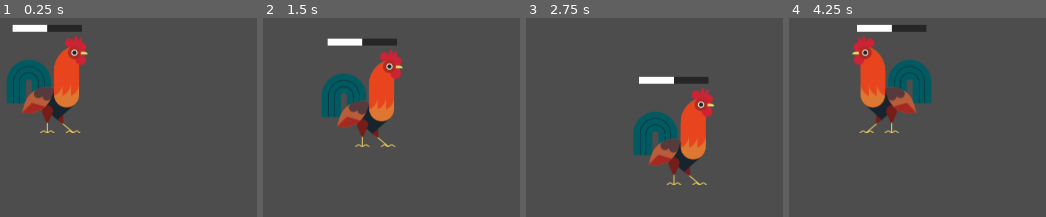
Above: before the commit, frames 1-4 (left to right).
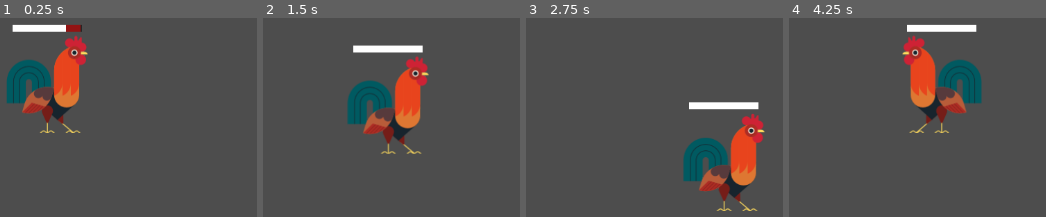
Above: after the commit, the same moments.

Repository: Rundll86/ChickenVSBear
Game: Godot game, scene res://world.tscn
Same seed, same stepped clock (60 frames per second), same inputs: the game is played once before the commit and once after it.
Inputs:
- Up to frame 1 (0.25 s): no input
- Up to frame 2 (1.5 s): tap Enter at 0.5 s; hold D (m_right) 0.53-1.28 s; hold S (m_down) from 1.28 s (still down)
- Up to frame 3 (2.75 s): release S (m_down) at 2.03 s; hold D (m_right) from 2.03 s (still down)
- Up to frame 4 (4.25 s): release D (m_right) at 2.78 s; hold W (m_up) 2.78-3.53 s; hold A (m_left) from 3.53 s (still down)

The runs differ from the first frame. In frame 1, 0.5% of the frame differs, in the area x 18-32%, y 3-8%; in frame 2, 14%; in frame 3, 16%, in the area x 41-93%, y 29-97%; in frame 4, 15%.

Commit message:
更新EntityBase和Rooster类，添加动画支持并修复变量命名

Diff:
--- a/components/Abstracts/EntityBase.tscn
+++ b/components/Abstracts/EntityBase.tscn
@@ -4,6 +4,17 @@
 [ext_resource type="PackedScene" uid="uid://dcjqjqere8ets" path="res://components/UI/EntityStateBar.tscn" id="2_uje1g"]
 
 [sub_resource type="SpriteFrames" id="SpriteFrames_wcqpm"]
+animations = [{
+"frames": [],
+"loop": true,
+"name": &"idle",
+"speed": 5.0
+}, {
+"frames": [],
+"loop": true,
+"name": &"walk",
+"speed": 5.0
+}]
 
 [sub_resource type="CircleShape2D" id="CircleShape2D_buhm1"]
 radius = 40.0
@@ -83,6 +94,7 @@
 unique_name_in_owner = true
 position = Vector2(0, -50)
 sprite_frames = SubResource("SpriteFrames_wcqpm")
+animation = &"idle"
 
 [node name="hurtbox" type="Area2D" parent="texture"]
 unique_name_in_owner = true
--- a/components/Characters/Rooster.tscn
+++ b/components/Characters/Rooster.tscn
@@ -10,12 +10,20 @@
 "frames": [{
 "duration": 1.0,
 "texture": ExtResource("2_q0j6j")
+}],
+"loop": true,
+"name": &"idle",
+"speed": 5.0
+}, {
+"frames": [{
+"duration": 1.0,
+"texture": ExtResource("2_q0j6j")
 }, {
 "duration": 1.0,
 "texture": ExtResource("3_b0fgx")
 }],
 "loop": true,
-"name": &"default",
+"name": &"walk",
 "speed": 5.0
 }]
 
@@ -33,5 +41,6 @@
 position = Vector2(12, 16)
 shape = SubResource("CircleShape2D_h1v0q")
 
-[node name="statebar" parent="." index="2"]
+[node name="statebar" parent="." index="2" node_paths=PackedStringArray("entity")]
 position = Vector2(0, -151)
+entity = NodePath("..")
--- a/scripts/Contents/Characters/Rooster.gd
+++ b/scripts/Contents/Characters/Rooster.gd
@@ -2,8 +2,11 @@
 class_name Rooster
 
 func ai():
+	texture.play("walk")
 	var direction = Vector2(
 		Input.get_axis("m_left", "m_right"),
 		Input.get_axis("m_up", "m_down")
 	)
 	move(direction)
+	if direction.length() == 0:
+		texture.play("idle")
--- a/scripts/Statemachine/EntityBase.gd
+++ b/scripts/Statemachine/EntityBase.gd
@@ -2,11 +2,11 @@
 class_name EntityBase # 这是个抽象类
 
 @export var maxHealth: float = 100
-@export var movementSpeed: float = 100
+@export var movementSpeed: float = 1
 
-@onready var animatree = $"%animatree"
-@onready var texture = $"%texture"
-@onready var hurtbox = $"%hurtbox"
+@onready var animatree: AnimationTree = $"%animatree"
+@onready var texture: AnimatedSprite2D = $"%texture"
+@onready var hurtbox: Area2D = $"%hurtbox"
 
 var health: float = 0
 
@@ -24,7 +24,7 @@
 
 # 通用方法
 func move(direction: Vector2):
-	velocity = direction.normalized() * movementSpeed
+	velocity = direction.normalized() * movementSpeed * 150 * abs(animatree.get("parameters/blend_position"))
 	var currentDirection = sign(direction.x)
 	if currentDirection != 0:
 		lastDirection = currentDirection
